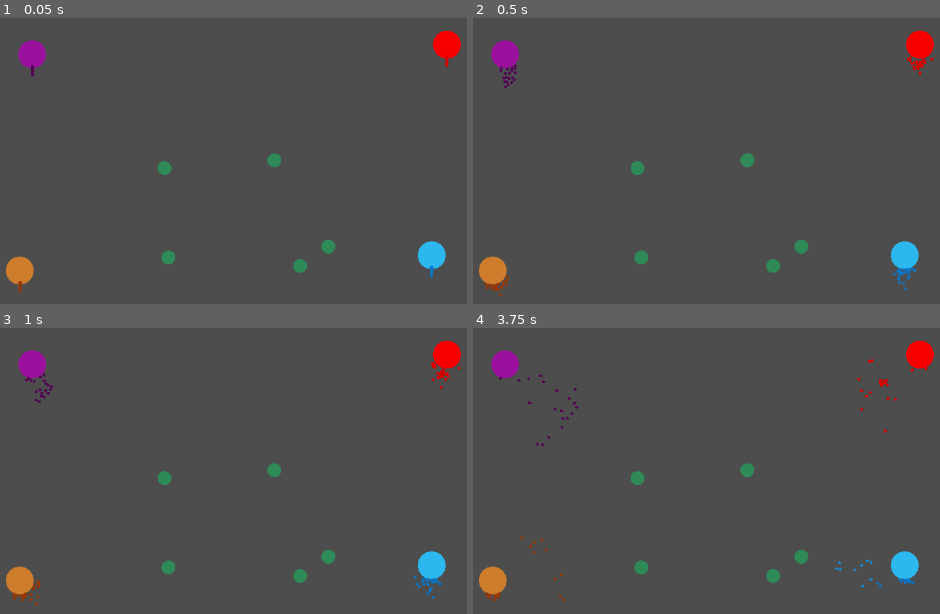
Above: before the commit, frames 1-4 (two rows, left to right).
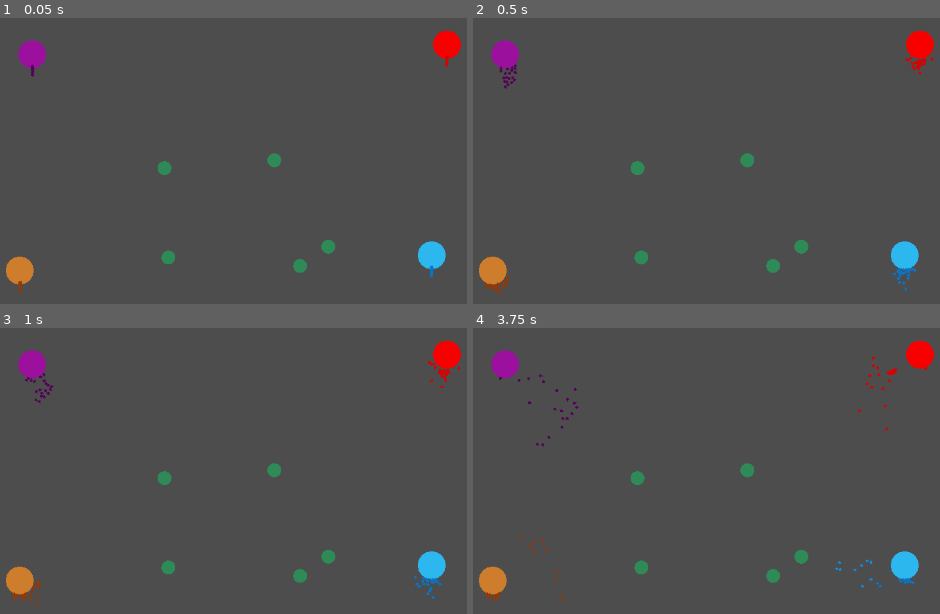
Above: after the commit, the same moments.

Repository: MalCaor/RucheTyr
Game: Godot game, scene res://Scene2d.tscn
Two runs of this game, one before a commit and one after it. Both use one fixed random seed, a clock stepped at 60 frames per second and the inputs below.
Inputs:
- Up to frame 1 (0.05 s): no input
- Up to frame 2 (0.5 s): no input
- Up to frame 3 (1 s): no input
- Up to frame 4 (3.75 s): no input

Frame 1 is identical in both runs. In frame 2, less than 0.1% of the frame differs, in the area x 92-99%, y 13-19%; in frame 3, 0.1%; in frame 4, 0.3%, in the area x 17-95%, y 9-87%.

Commit message:
elargisement explor

Diff:
--- a/Tyr/hormagaunt.gd
+++ b/Tyr/hormagaunt.gd
@@ -75,7 +75,7 @@
 
 func explore():
 	# generate target
-	if not target_explor or self.position.distance_to(target_explor) < 10:
+	if not target_explor or self.position.distance_to(target_explor) < 20:
 		target_explor = Vector2(randf_range(-1,1), randf_range(-1,1)) * 100
 
 	# travel calculation
